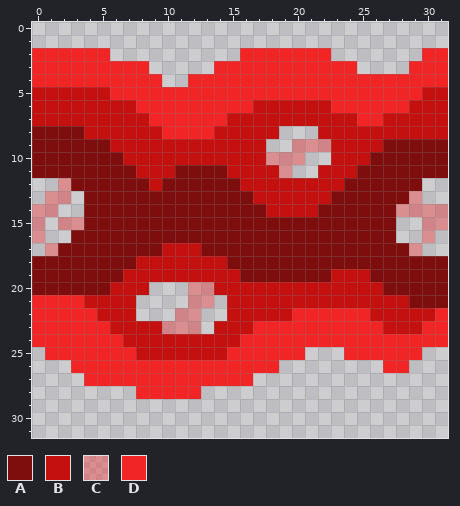
A pixel-art sprite gets an edit: sprites/blocks/distribution/conveyors/cancer/vessel/vessel-top-0.png. This is how it looked before the edit.
The file is 32x32 pixels.
Palette (. is transparent): A #7e0d0d  B #c51010  C #f1252560  D #f12525
Pixels before, first column x 0:
 2 DDDDDD..........DDDDDDD.......DD
 3 DDDDDDDDD.....DDDDDDDDDDD....DDD
 4 DDDDDDDDDD..DDDDDDDDDDDDDDDDDDDD
 5 BBBBBBDDDDDDDDDDDDDDDDDDDDDDDDBB
 6 BBBBBBBBDDDDDDDDDBBBBBBDDDDDDBBB
 7 BBBBBBBBBDDDDDDBBBBBBBBBBDDBBBBB
 8 AAAABBBBBBDDDDBBBBB...BBBBBBBBBB
 9 AAAAAABBBBBBBBBBBB..CCCBBBBAAAAA
10 AAAAAAABBBBBBBBBBBCCC..BBBAAAAAA
11 AAAAAAAABBBAAAABBBBC..BBBAAAAAAA
12 ..CAAAAAABAAAAAABBBBBBBBAAAAAA..
13 .CC.AAAAAAAAAAAAABBBBBBAAAAAAC..
14 CC..AAAAAAAAAAAAAABBBBAAAAAACCCC
15 C.CCAAAAAAAAAAAAAAAAAAAAAAAA..CC
16 C..AAAAAAAAAAAAAAAAAAAAAAAAA..C.
17 .CAAAAAAAABBBAAAAAAAAAAAAAAAAC..
18 AAAAAAAABBBBBBBAAAAAAAAAAAAAAAAA
19 AAAAAAABBBBBBBBBAAAAAAABBBAAAAAA
20 AAAAAABBB...CCBBBBBBBBBBBBBAAAAA
21 DDDDBBBB....CC.BBBBBBBBBBBBBBAAA
22 DDDDDBBB...CC..BBBBBDDDDDDBBBBBD
23 DDDDDDBBBBCCC.BBBDDDDDDDDDDBBBDD
24 DDDDDDDBBBBBBBBBDDDDDDDDDDDDDDDD
25 .DDDDDDDBBBBBBBDDDDDD...DDDDDD..
26 ...DDDDDDDDDDDDDDDD........DD...
27 ....DDDDDDDDDDDDD...............
28 ........DDDDD...................
Now the later version:
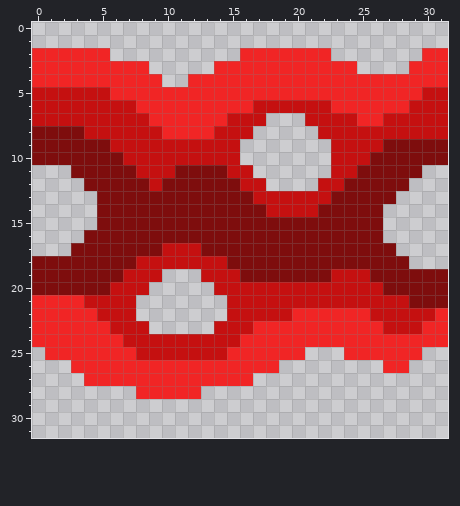
The edit:
Colour A is removed in row 11 at x 0 to 2 and 30 to 31; in row 12 at x 3 and 29; in row 13 at x 4 and 28; in rows 14 to 15 at x 4 and 27; in row 16 at x 3 and 27; in row 17 at x 2 and 28.
Colour A is removed in row 18 at x 29 to 31.
Colour B is removed in row 7 at x 18 to 20; in row 8 at x 17 to 18; in rows 9 to 10 at x 16 to 17; in row 11 at x 17 to 18 and 22; in row 12 at x 18 to 21; in row 19 at x 10 to 12.
Colour B is removed in row 23 at x 9.
Colour C is removed in row 9 at x 20 to 22; in row 10 at x 18 to 20; in row 11 at x 19; in row 12 at x 2; in row 13 at x 1 to 2 and 29; in row 14 at x 0 to 1 and 28 to 31.
Colour C is removed in row 15 at x 0, 2 to 3 and 30 to 31; in row 16 at x 0 and 30; in row 17 at x 1 and 29; in rows 20 to 21 at x 12 to 13; in row 22 at x 11 to 12; in row 23 at x 10 to 12.
Where, in picture pixels (left, top, right, bottom), the same in both pictures:
erased: (240, 113, 331, 191)
erased: (32, 165, 97, 256)
erased: (383, 165, 448, 269)
erased: (149, 269, 214, 334)
